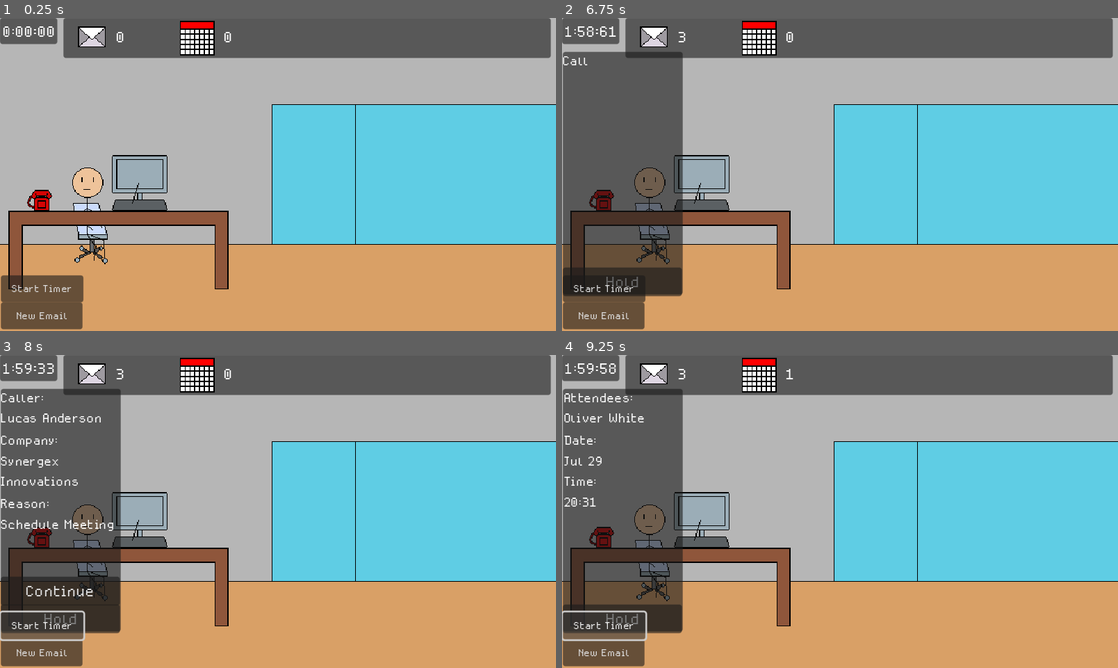
Above: before the commit, frames 1-4 (two rows, left to right).
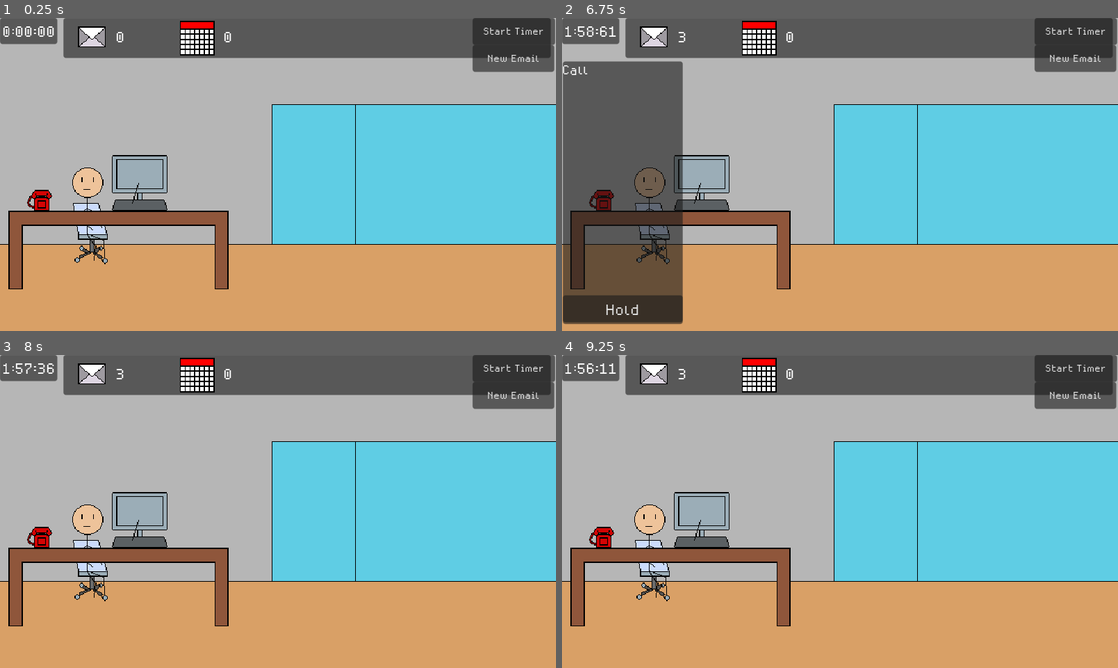
Above: after the commit, the same moments.

Repository: kelleralex04/Brackey-s-Game-Jam
Game: Godot game, scene res://Scenes/main.tscn
Same seed, same stepped clock (60 frames per second), same inputs: the game is played once before the commit and once after it.
Inputs (mouse positions are in pixels of both pictures, inside the frame that each line leads up to):
- Up to frame 1 (0.25 s): no input
- Up to frame 2 (6.75 s): click "New Email" at 0.5 s; click "New Email" at 1.25 s; click "Start Timer" at 2 s; click "Start Timer" at 2.75 s; click "New Email" at 3.5 s; click "Start Timer" at 4.25 s; tap Enter (ui_accept) at 5, 5.27 s; move the mouse to (701, 183) at 5.02 s; click (701, 183) at 5.17 s; click "x" at 5.75 s; move the mouse to (600, 199) at 6.52 s; click (600, 199) at 6.67 s
- Up to frame 3 (8 s): tap Enter (ui_accept) at 6.77 s; click "Hold" at 7.25 s
- Up to frame 4 (9.25 s): click (623, 589) at 8 s, where only the run before the commit has a clickable "Continue"; click (623, 617) at 8.75 s, where only the run before the commit has a clickable "Hold"

The runs differ from the first frame. In frame 1, 5.0% of the frame differs, in the area x 0-100%, y 0-100%; in frame 2, 7.2%; in frame 3, 20%; in frame 4, 20%.

Commit message:
simplifies meeting verification to account for multiple meetings in queue

Diff:
--- a/Scenes/main.gd
+++ b/Scenes/main.gd
@@ -38,6 +38,7 @@
 @onready var hour_picker: SpinBox = $Screen/CalendarPanel/HourPicker
 @onready var minute_picker: SpinBox = $Screen/CalendarPanel/MinutePicker
 @onready var meeting_count_label: Label = $TaskbarPanel/MeetingCountLabel
+@onready var hang_up: Button = $PhonePanel/HangUp
 
 var minutes: int
 var seconds: int
@@ -63,6 +64,9 @@
 var email_opened := false
 var icon_opened := false
 var email_count := 0
+var typing := false
+var call_finished := false
+var hang_up_status := false
 
 var calendar_list: Array = [
 	['Jan', 31],
@@ -304,23 +308,29 @@
 func _on_phone_clicked() -> void:
 	#if !open_panel or open_panel and phone_opened:
 		#open_panel = !open_panel
-	if phone_opened and get_child(-1) == typewriter_timer:
+	if phone_opened and typing:
 		typewriter_timer.set_paused(true)
-	elif !phone_opened and get_child(-1) == typewriter_timer:
+	elif !phone_opened and typing:
 		typewriter_timer.set_paused(false)
+	elif call_finished or hang_up_status:
+		pass
 	else:
 		phone_call()
 	phone_opened = !phone_opened
 	phone_panel.visible = !phone_panel.visible
+	hang_up_status = false
 
 func phone_call():
+	typing = true
 	call_typewriter(phone_caller_label, 'Caller:\n' + cur_caller)
 	await typing_finished
 	call_typewriter(phone_company_label, 'Company:\n' + cur_company)
 	await typing_finished
 	call_typewriter(phone_reason_label, 'Reason:\n' + cur_reason)
 	await typing_finished
+	call_finished = true
 	continue_call.visible = true
+	typing = false
 
 func call_typewriter(label: Label ,text: String):
 	typewriter_timer = Timer.new()
@@ -363,7 +373,7 @@
 	desktop_opened = false
 	screen.visible = false
 
-func _on_close_phone_pressed() -> void:
+func _on_hold_phone_pressed() -> void:
 	_on_phone_clicked()
 
 func _on_email_icon_clicked() -> void:
@@ -392,11 +402,11 @@
 
 func _on_calendar_icon_clicked() -> void:
 	if !icon_opened:
-		if meeting_queue.size():
+		#if meeting_queue.size():
 			icon_opened = true
 			calendar_panel.visible = true
-		else:
-			print('no meetings')
+		#else:
+			#print('no meetings')
 
 func populate_list(names):
 	contact_list.clear()
@@ -448,20 +458,26 @@
 	#open_close([contact_list, contact_search, search_label], false)
 
 func _on_add_to_calendar_pressed() -> void:
-	if month_picker.text == meeting_queue[0][1] and int(day_picker.value) == int(meeting_queue[0][2]) and str(hour_picker.value) == meeting_queue[0][3] and str(minute_picker.value) == meeting_queue[0][4]:
-		var temp_array = []
-		var good_attendees := true
-		for i in meeting_queue[0][0].size():
-			temp_array.append(attendee_buttons[i].text)
-		for i in meeting_queue[0][0].size():
-			if meeting_queue[0][0][i] not in temp_array:
-				good_attendees = false
-				game_over()
-		if good_attendees:
-			meeting_queue.pop_front()
-			meeting_count_label.text = str(meeting_queue.size())
-			if !meeting_queue.size():
-				calendar_panel.visible = false
+	print(meeting_queue)
+	var minute = minute_picker.value
+	var cur_attendees := []
+	var opt_zero: String = '0' if minute < 10 else ''
+	minute = opt_zero + str(minute)
+	for i in attendee_buttons:
+		if i.text != 'Add':
+			cur_attendees.append(i.text)
+
+	var cur_meeting = [cur_attendees, month_picker.text, str(day_picker.value), str(hour_picker.value), str(minute)]
+	var normalized_meeting_queue = meeting_queue.map(func(item): return item.map(func(sub): return str(sub)))
+	var normalized_cur_meeting = cur_meeting.map(func(sub): return str(sub))
+
+	if normalized_cur_meeting in normalized_meeting_queue:
+		meeting_queue.pop_front()
+		meeting_count_label.text = str(meeting_queue.size())
+		if !meeting_queue.size():
+			calendar_panel.visible = false
+	else:
+		game_over()
 
 func reset_calendar():
 	for i in attendee_buttons:
@@ -473,6 +489,7 @@
 	open_close([add_attendee_2, add_attendee_3], false)
 
 func _on_continue_call_pressed() -> void:
+	call_finished = false
 	continue_call.visible = false
 	if cur_reason == 'Schedule Meeting':
 		meeting_attendees = []
@@ -489,11 +506,15 @@
 			all_attendees += '\n' + i
 		phone_vbox.visible = false
 		meeting_vbox.visible = true
+		typing = true
 		call_typewriter(meeting_attendees_label, 'Attendees: ' + all_attendees)
 		await typing_finished
 		call_typewriter(meeting_date_label, 'Date:\n' + meeting_queue[0][1] + ' ' + str(meeting_queue[0][2]) + '\n')
 		await typing_finished
-		call_typewriter(meeting_date_label, 'Time:\n' + meeting_queue[0][3] + ':' + meeting_queue[0][4])
+		call_typewriter(meeting_time_label, 'Time:\n' + meeting_queue[0][3] + ':' + meeting_queue[0][4])
+		call_finished = true
+		typing = false
+		hang_up.visible = true
 
 func format_time(value: int, node: SpinBox):
 	var opt_zero: String = '0' if value < 10 else ''
@@ -517,3 +538,16 @@
 
 func _on_reset_calendar_pressed() -> void:
 	reset_calendar()
+
+func reset_text(labels: Array[Label]):
+	for label in labels:
+		label.text = ''
+
+func _on_hang_up_pressed() -> void:
+	reset_text([phone_caller_label, phone_company_label, phone_reason_label, meeting_attendees_label, meeting_date_label, meeting_time_label])
+	phone_vbox.visible = true
+	meeting_vbox.visible = false
+	call_finished = false
+	hang_up.visible = false
+	hang_up_status = true
+	_on_phone_clicked()
--- a/Scenes/main.tscn
+++ b/Scenes/main.tscn
@@ -189,6 +189,7 @@
 offset_right = 292.0
 offset_bottom = 32.0
 theme_override_font_sizes/font_size = 24
+context_menu_enabled = false
 
 [node name="ContactList" type="ItemList" parent="Screen/CalendarPanel"]
 layout_mode = 0
@@ -396,9 +397,9 @@
 [node name="PhonePanel" type="Panel" parent="."]
 visible = false
 offset_left = 1.0
-offset_top = 39.0
+offset_top = 50.0
 offset_right = 139.0
-offset_bottom = 318.0
+offset_bottom = 350.0
 
 [node name="PhoneVbox" type="VBoxContainer" parent="PhonePanel"]
 layout_mode = 1
@@ -428,7 +429,6 @@
 autowrap_mode = 2
 
 [node name="MeetingVbox" type="VBoxContainer" parent="PhonePanel"]
-visible = false
 layout_mode = 2
 offset_right = 138.0
 offset_bottom = 40.0
@@ -448,32 +448,40 @@
 [node name="ContinueCall" type="Button" parent="PhonePanel"]
 visible = false
 layout_mode = 0
-offset_top = 216.0
-offset_right = 137.0
-offset_bottom = 248.0
+offset_top = 237.0
+offset_right = 138.0
+offset_bottom = 269.0
 theme_override_font_sizes/font_size = 24
 text = "Continue"
 
-[node name="ClosePhone" type="Button" parent="PhonePanel"]
-layout_mode = 0
-offset_top = 248.0
-offset_right = 137.0
-offset_bottom = 280.0
+[node name="HoldPhone" type="Button" parent="PhonePanel"]
+layout_mode = 0
+offset_top = 269.0
+offset_right = 138.0
+offset_bottom = 301.0
 theme_override_font_sizes/font_size = 24
 text = "Hold"
 
+[node name="HangUp" type="Button" parent="PhonePanel"]
+visible = false
+layout_mode = 0
+offset_top = 237.0
+offset_right = 138.0
+offset_bottom = 269.0
+theme_override_font_sizes/font_size = 24
+text = "Hang Up"
+
 [node name="NewEmail" type="Button" parent="."]
-offset_left = 1.0
-offset_top = 327.0
-offset_right = 95.0
-offset_bottom = 358.0
+offset_left = 544.0
+offset_top = 31.0
+offset_right = 638.0
+offset_bottom = 62.0
 text = "New Email"
 
 [node name="StartTimer" type="Button" parent="."]
-offset_left = 1.0
-offset_top = 296.0
-offset_right = 96.0
-offset_bottom = 327.0
+offset_left = 544.0
+offset_right = 639.0
+offset_bottom = 31.0
 text = "Start Timer"
 
 [node name="TimerPanel" type="Panel" parent="."]
@@ -545,7 +553,8 @@
 [connection signal="email_icon_clicked" from="Screen/email_icon" to="." method="_on_email_icon_clicked"]
 [connection signal="calendar_icon_clicked" from="Screen/calendar_icon" to="." method="_on_calendar_icon_clicked"]
 [connection signal="pressed" from="PhonePanel/ContinueCall" to="." method="_on_continue_call_pressed"]
-[connection signal="pressed" from="PhonePanel/ClosePhone" to="." method="_on_close_phone_pressed"]
+[connection signal="pressed" from="PhonePanel/HoldPhone" to="." method="_on_hold_phone_pressed"]
+[connection signal="pressed" from="PhonePanel/HangUp" to="." method="_on_hang_up_pressed"]
 [connection signal="pressed" from="NewEmail" to="." method="_on_new_email_pressed"]
 [connection signal="pressed" from="StartTimer" to="." method="_on_start_timer_pressed"]
 [connection signal="timeout" from="Timer" to="." method="_on_timer_timeout"]
